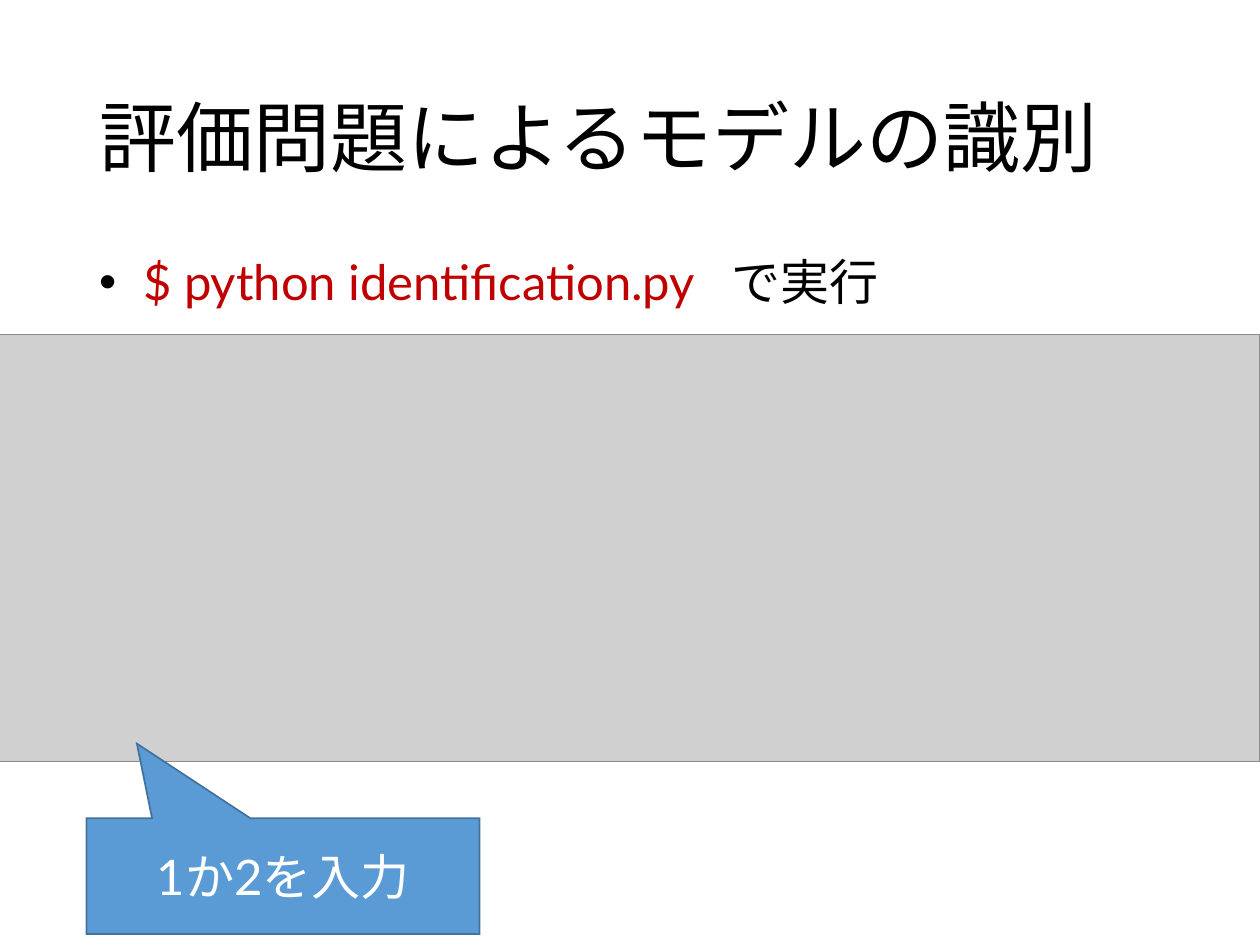
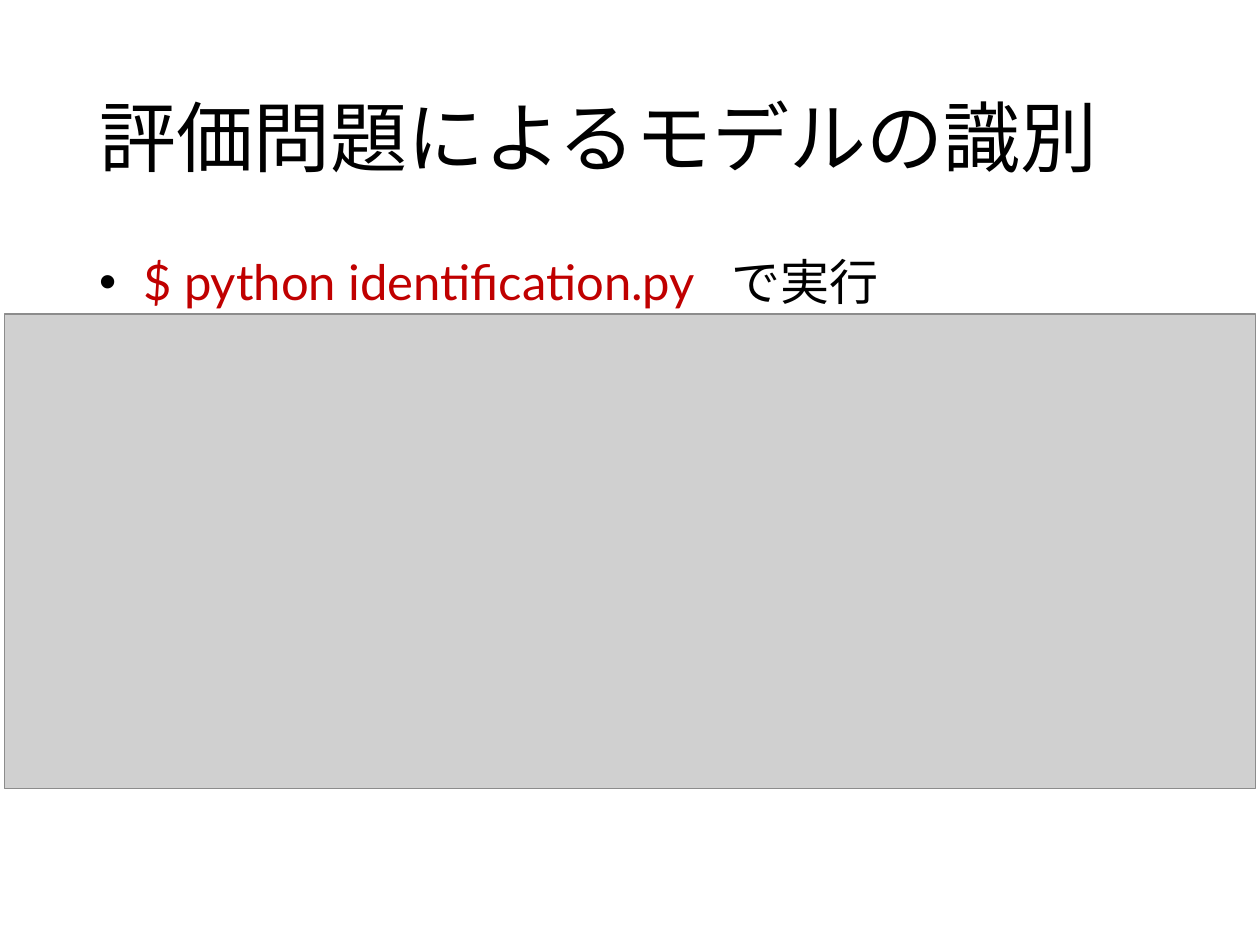
Before and after one commit to 2017B4/rinko_production, a slide deck: slide 28 of slide/輪講実習.pptx (slide 29 before the commit). Drawn at 1260x945 pixels with LibreOffice and Linux fonts; fonts in the diff are those of the drawing; grey boxes stand for pictures. Boxes give left, top, right and bottom in pixels: in the first picture for what was removed or moved away, otherwise in the second. Text is boxed around its words. In the diff, an @@ line names an element or a change of style, - is before the commit and + after.

```diff
--- a/slide/輪講実習.pptx
+++ b/slide/輪講実習.pptx
@@ picture: place and size @@
-picture at box(0, 334, 1260, 761)
+picture at box(5, 314, 1256, 789)
@@ speech box removed at box(87, 818, 480, 934) @@
-1か2を入力
```
Also in this commit, not shown: 8 other slides changed, 1 slide added, 1 slide removed.
